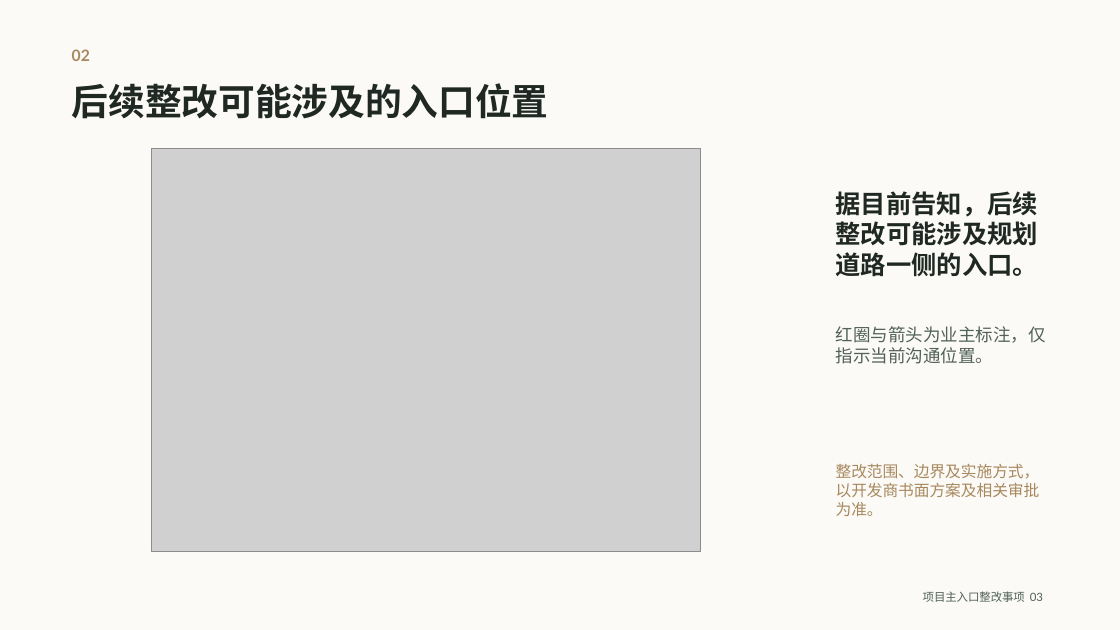
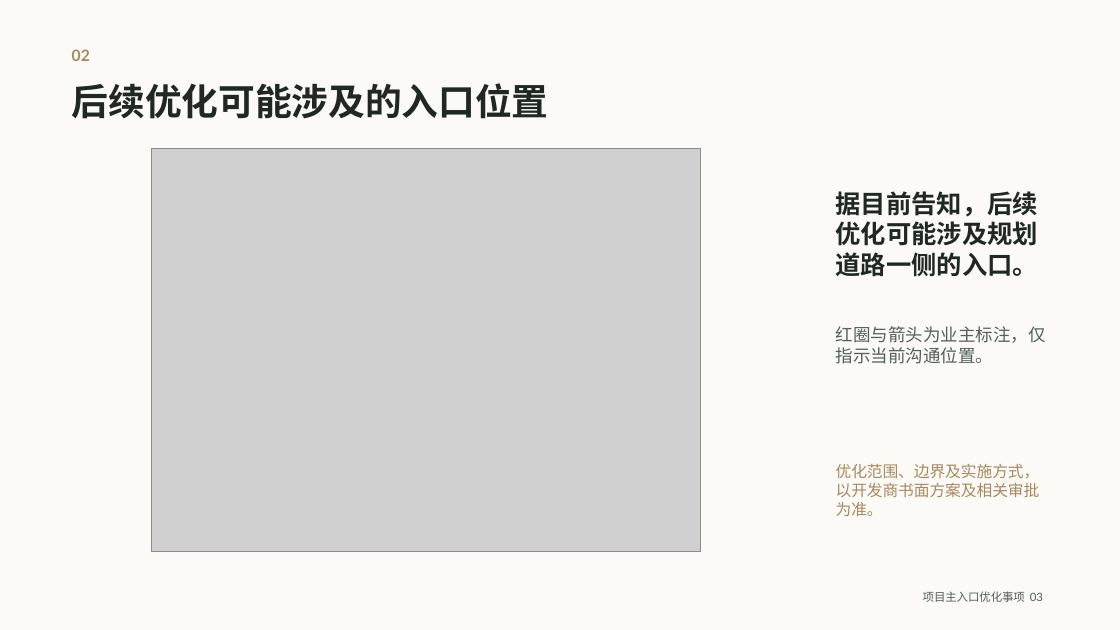
Before and after one commit to jwcesign/entrance-remediation-public-site, a slide deck: slide 3 of files/project-entrance-owner-opinion.pptx. Drawn at 1120x630 pixels with LibreOffice and Linux fonts; fonts in the diff are those of the drawing; grey boxes stand for pictures. Boxes give left, top, right and bottom in pixels: in the first picture for what was removed or moved away, otherwise in the second. Text is boxed around its words. In the diff, an @@ line names an element or a change of style, - is before the commit and + after.

```diff
--- a/files/project-entrance-owner-opinion.pptx
+++ b/files/project-entrance-owner-opinion.pptx
@@ text at (72,83,549,119): text changed @@
-后续整改可能涉及的入口位置
+后续优化可能涉及的入口位置
@@ text at (836,191,1039,277): text changed @@
-据目前告知，后续整改可能涉及规划道路一侧的入口。
+据目前告知，后续优化可能涉及规划道路一侧的入口。
@@ text at (836,464,1040,517): text changed @@
-整改范围、边界及实施方式，以开发商书面方案及相关审批为准。
+优化范围、边界及实施方式，以开发商书面方案及相关审批为准。
@@ text at (923,591,1043,602): text changed @@
-项目主入口整改事项 03
+项目主入口优化事项 03
```
Also in this commit, not shown: 8 other slides changed, 12 other files.
